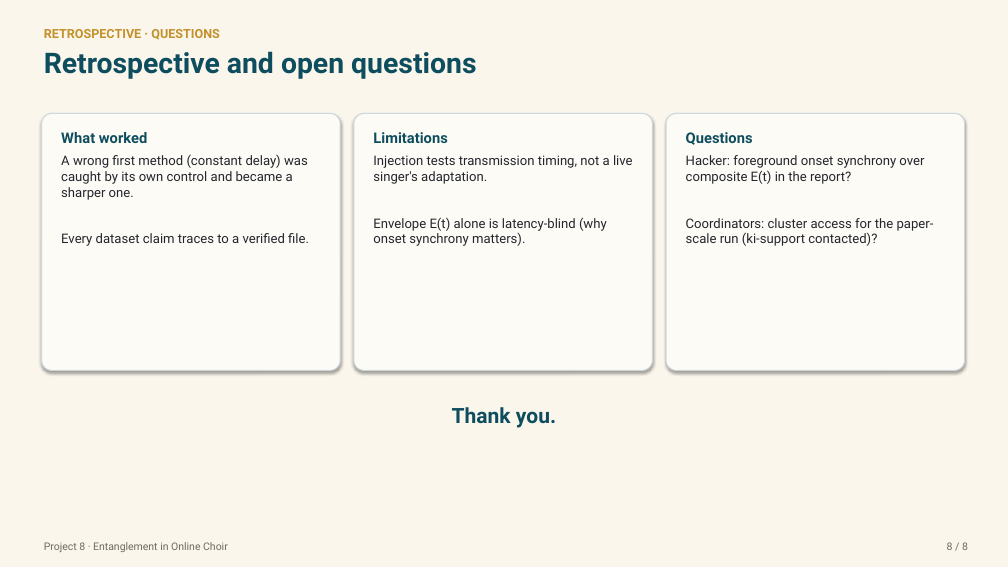
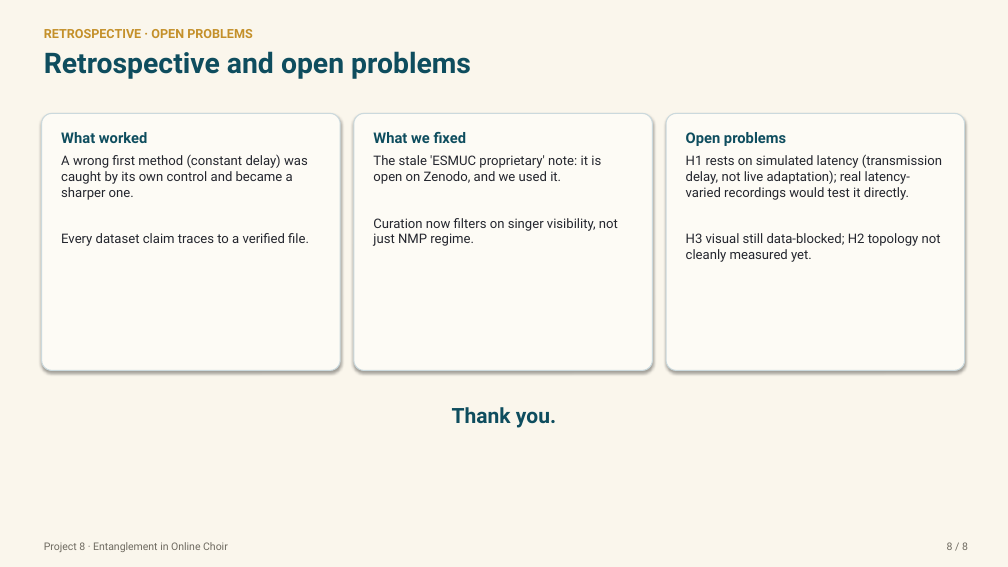
Before and after one commit to Zuraiz270/networked-choir-entanglement, a slide deck: slide 8 of output/jun25_status_meeting_v.pptx. Drawn at 1008x567 pixels with LibreOffice and Linux fonts; fonts in the diff are those of the drawing. Boxes give left, top, right and bottom in pixels: in the first picture for what was removed or moved away, otherwise in the second. Text is boxed around its words. In the diff, an @@ line names an element or a change of style, - is before the commit and + after.

```diff
--- a/output/jun25_status_meeting_v.pptx
+++ b/output/jun25_status_meeting_v.pptx
@@ text at bbox=[44, 29, 253, 38]: text changed @@
-RETROSPECTIVE · QUESTIONS
+RETROSPECTIVE · OPEN PROBLEMS
@@ text at bbox=[44, 51, 471, 79]: text changed @@
-Retrospective and open questions
+Retrospective and open problems
@@ text in rounded rectangle at bbox=[373, 132, 618, 246]: text changed @@
-Limitations
-Injection tests transmission timing, not a live singer's adaptation.
-Envelope E(t) alone is latency-blind (why onset synchrony matters).
+What we fixed
+The stale 'ESMUC proprietary' note: it is open on Zenodo, and we used it.
+Curation now filters on singer visibility, not just NMP regime.
@@ text in rounded rectangle at bbox=[686, 132, 942, 262]: text changed @@
-Questions
-Hacker: foreground onset synchrony over composite E(t) in the report?
-Coordinators: cluster access for the paper-scale run (ki-support contacted)?
+Open problems
+H1 rests on simulated latency (transmission delay, not live adaptation); real latency-varied recordings would test it directly.
+H3 visual still data-blocked; H2 topology not cleanly measured yet.
```
Also in this commit, not shown: 1 other slide changed, 4 other files.
